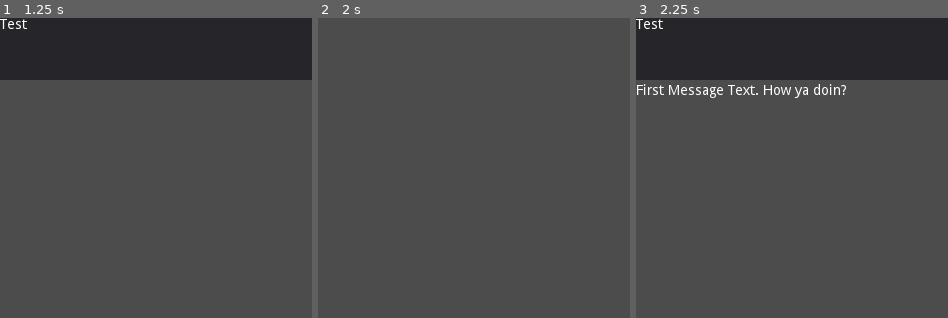
Above: before the commit, frames 1-3 (left to right).
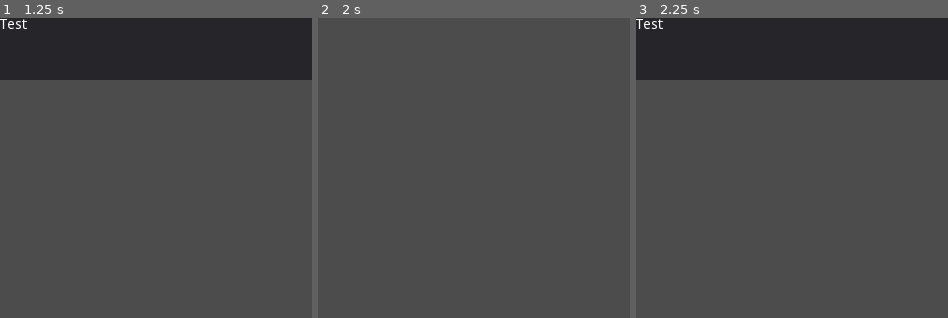
Above: after the commit, the same moments.

Repository: ThomasApplewhite/LexGame
Game: Godot game, scene res://Scripts_Scenes/TestScenes/ConversationEntryTester.tscn
Same seed, same stepped clock (60 frames per second), same inputs: the game is played once before the commit and once after it.
Inputs:
- Up to frame 1 (1.25 s): click "Slate On" at 0.5 s
- Up to frame 2 (2 s): click "Slate Off" at 1.25 s
- Up to frame 3 (2.25 s): click "Slate On" at 2 s
The pictures show only the part of the screen within x 0-50%, y 0-50%; the shares and areas given below are measured in that part.

Frames 1-2 are identical in both runs. In frame 3, 0.9% of the frame differs, in the area x 0-68%, y 22-27%.

Commit message:
Fixed active_convo_index in ConversationAppSlate not being updated correctly
In the future, I should make it a method get that just pulls the
CONVERSATIONENTRY out of the active_convo_dict

Diff:
--- a/Scripts_Scenes/PhoneScenes/AppSlates/GameplayAppSlates/TextMessenger/ConversationAppSlate.gd
+++ b/Scripts_Scenes/PhoneScenes/AppSlates/GameplayAppSlates/TextMessenger/ConversationAppSlate.gd
@@ -28,6 +28,10 @@
 	# do we want to put start_convo_slate here?
 	pass
 
+func end_convo_slate() -> int:
+	# any other breakdown we need, do it now
+	return active_convo_index
+
 func start_convo_slate():
 	# Step -1: Make sure we have the right kind of resource:
 	if !convoJSON_resource.is_type("ConversationJSONText"):
@@ -43,8 +47,30 @@
 	# Step 2: Setup conversation partner/header data
 	display_pregenerated_data()
 
+	# Step 2.5: Update the 'latest' index to match what we've recieved from initialization
+	active_convo_index = starting_convo_index
+
 	# Step 3: Start popping and parsing convo pieces!
 	pop_process_convo_dict()
+
+func display_pregenerated_data():
+	# for right now, just update the Mock Partner Label
+	$VBoxContainer/HeaderControl/Panel/MockPartnerLabel.text = convo_parser.conversation_partner
+
+	# If the starting_convo_index is invalid, don't display anything
+	if(starting_convo_index < 0):
+		return
+
+	# Fast-forward the conversation to the current index
+	# for convo_dict in convo_parser.get_conversation_subarray(starting_convo_index):
+	# 	create_static_message_text(convo_dict)
+	# We don't want to display starting_convo_index, which is why we stop the exclusive range there
+	for index in range(starting_convo_index):
+		var pre_dict = convo_parser.get_next_conversation_chunck()
+		create_static_message_text(pre_dict)
+
+func pop_process_convo_dict():
+	process_convo_dict(convo_parser.get_next_conversation_chunck())
 
 func process_convo_dict(convo_dict):
 	# do we have a chunk to even send?
@@ -58,29 +84,10 @@
 
 	# Save out the incoming dict as the next piece of the game to print out
 	active_convo_dict = convo_dict
-	active_convo_index = convo_type.JSONFields.CONVERSATIONINDEX
+	active_convo_index = convo_dict[convo_type.JSONFields.CONVERSATIONINDEX]
 
 	# Setup timer and activate it
 	send_first_timer_to_entry_node()
-
-func end_convo_slate() -> int:
-	# any other breakdown we need, do it now
-	return active_convo_index
-
-func pop_process_convo_dict():
-	process_convo_dict(convo_parser.get_next_conversation_chunck())
-
-func display_pregenerated_data():
-	# for right now, just update the Mock Partner Label
-	$VBoxContainer/HeaderControl/Panel/MockPartnerLabel.text = convo_parser.conversation_partner
-
-	# If the starting_convo_index is invalid, don't display anything
-	if(starting_convo_index < 0):
-		return
-
-	# Fast-forward the conversation to the current index
-	for convo_dict in convo_parser.get_conversation_subarray(starting_convo_index):
-		create_static_message_text(convo_dict)
 
 func display_next_convo_dict():
 	create_static_message_text(active_convo_dict)
